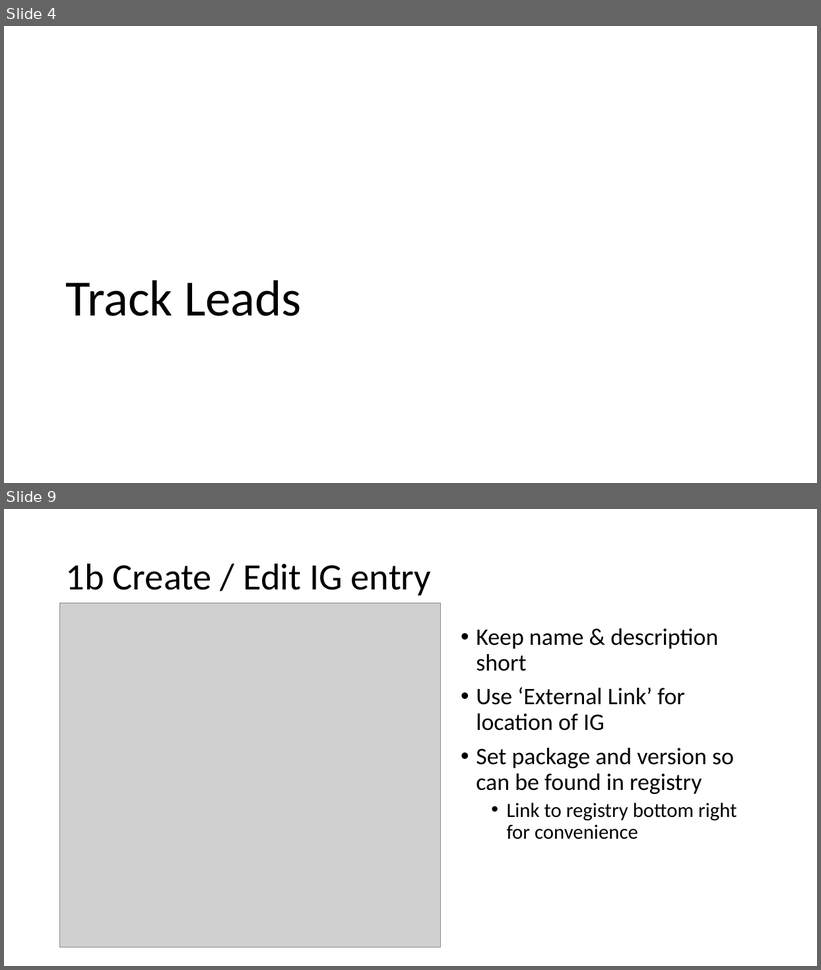
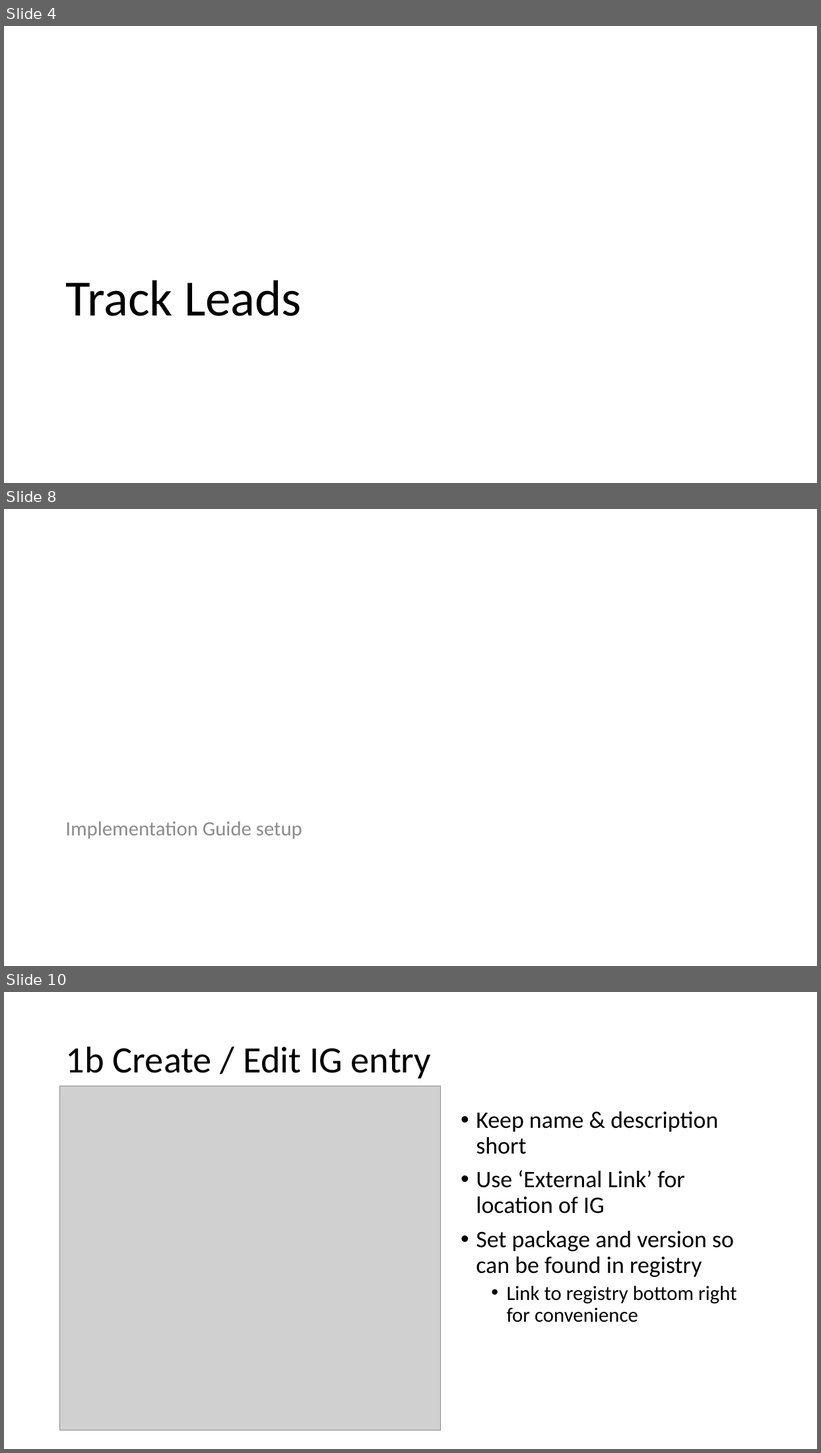
Before and after one commit to davidhay25/framingham, a slide deck: artifacts/conMan.pptx. Shown one above the other, each under a label of ours: slides 4 and 9 before the commit, slides 4, 8 and 10 after it; the slides between them are not shown. The pictures are 821x970 and 821x1453 pixels, drawn with LibreOffice and Linux fonts; fonts in the diff are those of the drawing; grey boxes stand for pictures. Boxes give left, top, right and bottom in pixels: in the first picture for what was removed or moved away, otherwise in the second. Text is boxed around its words. In the diff, an @@ line names an element or a change of style, - is before the commit and + after.

```diff
--- a/artifacts/conMan.pptx
+++ b/artifacts/conMan.pptx
@@ slide 8 added at (x1=4, y1=509, x2=817, y2=966), background #FFFFFF @@
@@ text added at (x1=65, y1=821, x2=302, y2=839), 24 pt, text #8C8C8C @@
+Implementation Guide setup
@@ what was slide 9 is now slide 10 @@
```
Also in this commit, not shown: 12 slides changed, 7 other slides added, 2 other files.
